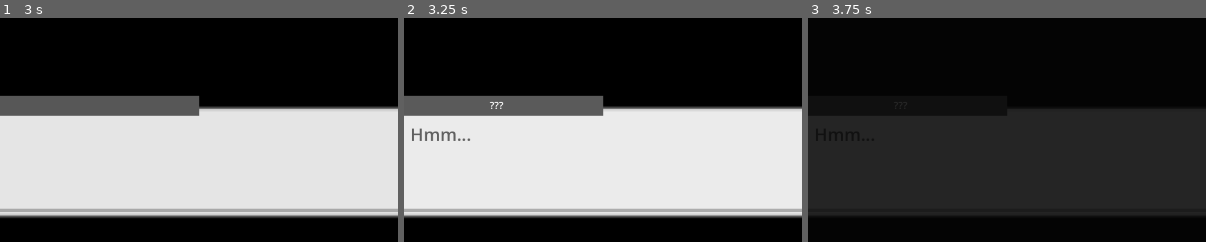
Above: before the commit, frames 1-3 (left to right).
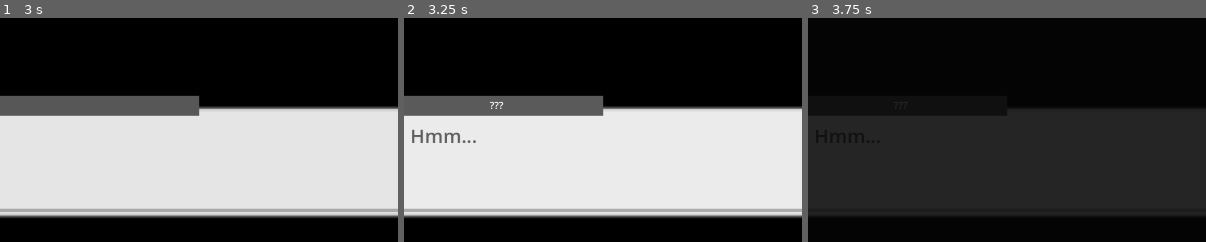
Above: after the commit, the same moments.

Repository: SaturdayMilkshake/pesticide-game
Game: Godot game, scene res://scenes/managers/scene_manager/scene_manager.tscn
Two runs of this game, one before a commit and one after it. Both use one fixed random seed, a clock stepped at 60 frames per second and the inputs below.
Inputs (mouse positions are % of the whole screen's width and height, from its top left):
- Up to frame 1 (3 s): tap Enter (ui_accept) at 0.5, 0.6, 0.77, 1.07 s; move the mouse to (72, 45) at 0.52 s; click (72, 45) at 0.67 s; click "Auto" at 1.25 s; click "Skip" at 2 s; click "Skip" at 2.75 s
- Up to frame 2 (3.25 s): no input
- Up to frame 3 (3.75 s): click "Log" at 3.5 s
The pictures show only the part of the screen within x 6-56%, y 50-100%; the shares and areas given below are measured in that part.

Frame 1 is identical in both runs. In frame 2, 0.5% of the frame differs, in the area x 2-19%, y 49-56%; in frame 3, less than 0.1%.

Commit message:
add music command functionality

Diff:
--- a/default_bus_layout.tres
+++ b/default_bus_layout.tres
@@ -7,7 +7,7 @@
 bus/1/bypass_fx = false
 bus/1/volume_db = 0.0
 bus/1/send = &"Master"
-bus/2/name = &"New Bus"
+bus/2/name = &"SoundEffects"
 bus/2/solo = false
 bus/2/mute = false
 bus/2/bypass_fx = false
--- a/dialogue/prologue.csv
+++ b/dialogue/prologue.csv
@@ -3,8 +3,8 @@
 CHAR,Navy,0.7,0.7,res://assets/characters/navy_down.png
 OBJ,0,0,res://assets/characters/navy_down.png,
 WAIT,1,,,
-SAY,Magenta,Hello world!,,
-SAY,Magenta,Demonstration!,res://assets/characters/magenta_hurt_down.png,
+SAY,Magenta,[color=red]Hello world![/color],,
+SAY,Magenta,[color=ff00ff]Demonstration![/color],res://assets/characters/magenta_hurt_down.png,
 SAY,Magenta,The quick brown fox jumps over the lazy dog.,res://assets/characters/magenta_down.png,
 CHAR_MOVE,Navy,0.7,0.7,0.7
 SAY,Navy,Shut up with these weird dialogue demonstrations.,res://assets/characters/navy_down.png,
@@ -36,7 +36,9 @@
 SAY,Navy,...interesting.,,
 SAY,Magenta,I guess so! I’ll pull it up.,,
 BG,res://assets/backgrounds/silverstone.png,,,
+DB_HIDE,,,,
 WAIT,3,,,
+DB_SHOW,,,,
 SAY,Sat,"Alright, new rule: No more rummaging through the development files.",,
 BG,NULL,,,
 SAY,Magenta,Aww...,res://assets/characters/magenta_hurt_down.png,
--- a/scenes/dialogs/settings_dialog.gd
+++ b/scenes/dialogs/settings_dialog.gd
@@ -2,6 +2,9 @@
 
 @onready var animation_player: Node = $AnimationPlayer
 @onready var panel: Node = $Panel
+
+var music_bus = AudioServer.get_bus_index("Music")
+var sfx_bus = AudioServer.get_bus_index("SoundEffects")
 
 var button: Node = null
 
@@ -20,11 +23,13 @@
 func _on_reset_save_file_pressed() -> void:
 	SignalHandler.emit_signal("scene_manager_show_dialog", "option", "reset_save_file")
 
-func _on_audio_slider_value_changed(_value: float) -> void:
-	pass # Replace with function body.
+func _on_audio_slider_value_changed(value: float) -> void:
+	DataHandler.game_settings["music_volume"] = value
+	AudioServer.set_bus_volume_db(music_bus, linear_to_db(value))
 
-func _on_sound_effects_slider_value_changed(_value: float) -> void:
-	pass # Replace with function body.
+func _on_sound_effects_slider_value_changed(value: float) -> void:
+	DataHandler.game_settings["sound_effects_volume"] = value
+	AudioServer.set_bus_volume_db(sfx_bus, linear_to_db(value))
 
 func _on_text_read_speed_slider_value_changed(value: float) -> void:
 	DataHandler.game_settings["text_read_speed"] = value
--- a/scenes/dialogs/settings_dialog.tscn
+++ b/scenes/dialogs/settings_dialog.tscn
@@ -324,7 +324,9 @@
 offset_bottom = 128.0
 focus_mode = 0
 theme = ExtResource("2_phb1t")
-value = 80.0
+max_value = 1.0
+step = 0.01
+value = 0.8
 
 [node name="SoundEffects" type="Label" parent="ScrollContainer/Control/Audio"]
 layout_mode = 0
@@ -344,7 +346,9 @@
 offset_bottom = 192.0
 focus_mode = 0
 theme = ExtResource("2_phb1t")
-value = 80.0
+max_value = 1.0
+step = 0.01
+value = 0.8
 
 [node name="Game" type="Control" parent="ScrollContainer/Control"]
 layout_mode = 2
--- a/scenes/managers/dialogue_manager/dialogue_manager.gd
+++ b/scenes/managers/dialogue_manager/dialogue_manager.gd
@@ -18,15 +18,6 @@
 @onready var music_player: Node = $MusicPlayer
 @onready var sound_effect_player: Node = $SoundEffectPlayer
 
-var example_dialogue: Dictionary = {
-	"character": "Magenta",
-	"dialogue": "Hello!",
-}
-
-var word_definitions: Dictionary = {
-	"Test URL": "A basic example of a description.",
-}
-
 var active_characters: Array = []
 var active_objects: Array = []
 
@@ -70,7 +61,7 @@
 func advance_dialogue() -> void:
 	if current_dialogue_index >= dialogue.size() - 1:
 		print_debug("Cannot advance dialogue, index exceeded size!")
-		animation_player.play("HideDialogueBox")
+		animation_player.play("HideDialogueBox_End")
 		var ending_timer: Timer = Timer.new()
 		add_child(ending_timer)
 		ending_timer.connect("timeout", Callable(self, "_on_ending_timer_timeout"))
@@ -108,13 +99,15 @@
 
 func _on_skip_pressed() -> void:
 	text_box_state = TextBoxState.FINISHED
+	SignalHandler.emit_signal("scene_manager_show_dialog", "option", "skip_dialogue")
 
 func _on_log_pressed() -> void:
 	emit_signal("log_showing_requested")
 
 func _on_text_label_meta_clicked(meta: Variant) -> void:
-	if word_definitions.has(meta):
-		print(word_definitions[meta])
+	var word_definitions: WordDefinitions = WordDefinitions.new()
+	if word_definitions.definitions.has(meta):
+		prints(word_definitions.definitions[meta]["definition"], word_definitions.definitions[meta]["source"])
 	else:
 		print("No definition set.")
 
@@ -217,10 +210,17 @@
 				tween.tween_callback(func() -> void: advance_dialogue())
 			else:
 				advance_dialogue()
+		"DB_HIDE":
+			animation_player.play("HideDialogueBox")
+		"DB_SHOW":
+			animation_player.play("ShowDialogueBox")
 		"MUSIC":
 			if ResourceLoader.exists(current_command.parameters[0]) && str(current_command.parameters[0]).get_extension() == "ogg":
 				music_player.stream = load(current_command.parameters[0])
 				music_player.play()
+			else:
+				music_player.stop()
+				music_player.stream = null
 			advance_dialogue()
 		"OBJ":
 			if current_command.parameters[0] != "":
--- a/scenes/managers/dialogue_manager/dialogue_manager.tscn
+++ b/scenes/managers/dialogue_manager/dialogue_manager.tscn
@@ -32,6 +32,49 @@
 "update": 0,
 "values": [Color(1, 1, 1, 1), Color(1, 1, 1, 0)]
 }
+tracks/2/type = "method"
+tracks/2/imported = false
+tracks/2/enabled = true
+tracks/2/path = NodePath(".")
+tracks/2/interp = 1
+tracks/2/loop_wrap = true
+tracks/2/keys = {
+"times": PackedFloat32Array(0.5),
+"transitions": PackedFloat32Array(1),
+"values": [{
+"args": [],
+"method": &"advance_dialogue"
+}]
+}
+
+[sub_resource type="Animation" id="Animation_e7j3k"]
+resource_name = "HideDialogueBox_End"
+length = 0.5
+step = 0.1
+tracks/0/type = "value"
+tracks/0/imported = false
+tracks/0/enabled = true
+tracks/0/path = NodePath("CanvasLayer/DialogueBox:position")
+tracks/0/interp = 1
+tracks/0/loop_wrap = true
+tracks/0/keys = {
+"times": PackedFloat32Array(0, 0.5),
+"transitions": PackedFloat32Array(0.2, 1),
+"update": 0,
+"values": [Vector2(64, 760), Vector2(64, 824)]
+}
+tracks/1/type = "value"
+tracks/1/imported = false
+tracks/1/enabled = true
+tracks/1/path = NodePath("CanvasLayer/DialogueBox:modulate")
+tracks/1/interp = 1
+tracks/1/loop_wrap = true
+tracks/1/keys = {
+"times": PackedFloat32Array(0, 0.5),
+"transitions": PackedFloat32Array(0.2, 1),
+"update": 0,
+"values": [Color(1, 1, 1, 1), Color(1, 1, 1, 0)]
+}
 
 [sub_resource type="Animation" id="Animation_gv2nn"]
 length = 0.001
@@ -59,11 +102,80 @@
 "update": 0,
 "values": [Color(1, 1, 1, 1)]
 }
+tracks/2/type = "value"
+tracks/2/imported = false
+tracks/2/enabled = true
+tracks/2/path = NodePath("CanvasLayer/DialogueBox/TextLabel:text")
+tracks/2/interp = 1
+tracks/2/loop_wrap = true
+tracks/2/keys = {
+"times": PackedFloat32Array(0),
+"transitions": PackedFloat32Array(1),
+"update": 1,
+"values": [""]
+}
+
+[sub_resource type="Animation" id="Animation_126i5"]
+resource_name = "ShowDialogueBox"
+length = 0.5
+step = 0.1
+tracks/0/type = "value"
+tracks/0/imported = false
+tracks/0/enabled = true
+tracks/0/path = NodePath("CanvasLayer/DialogueBox:position")
+tracks/0/interp = 1
+tracks/0/loop_wrap = true
+tracks/0/keys = {
+"times": PackedFloat32Array(0, 0.5),
+"transitions": PackedFloat32Array(1, 0.2),
+"update": 0,
+"values": [Vector2(64, 824), Vector2(64, 760)]
+}
+tracks/1/type = "value"
+tracks/1/imported = false
+tracks/1/enabled = true
+tracks/1/path = NodePath("CanvasLayer/DialogueBox:modulate")
+tracks/1/interp = 1
+tracks/1/loop_wrap = true
+tracks/1/keys = {
+"times": PackedFloat32Array(0, 0.5),
+"transitions": PackedFloat32Array(1, 0.2),
+"update": 0,
+"values": [Color(1, 1, 1, 0), Color(1, 1, 1, 1)]
+}
+tracks/2/type = "method"
+tracks/2/imported = false
+tracks/2/enabled = true
+tracks/2/path = NodePath(".")
+tracks/2/interp = 1
+tracks/2/loop_wrap = true
+tracks/2/keys = {
+"times": PackedFloat32Array(0.5),
+"transitions": PackedFloat32Array(1),
+"values": [{
+"args": [],
+"method": &"advance_dialogue"
+}]
+}
+tracks/3/type = "value"
+tracks/3/imported = false
+tracks/3/enabled = true
+tracks/3/path = NodePath("CanvasLayer/DialogueBox/TextLabel:text")
+tracks/3/interp = 1
+tracks/3/loop_wrap = true
+tracks/3/keys = {
+"times": PackedFloat32Array(0),
+"transitions": PackedFloat32Array(1),
+"update": 1,
+"values": [""]
+}
 
 [sub_resource type="AnimationLibrary" id="AnimationLibrary_gv2nn"]
 _data = {
 &"HideDialogueBox": SubResource("Animation_wja8m"),
-&"RESET": SubResource("Animation_gv2nn")
+&"HideDialogueBox_End": SubResource("Animation_e7j3k"),
+&"RESET": SubResource("Animation_gv2nn"),
+&"ShowDialogueBox": SubResource("Animation_126i5")
 }
 
 [node name="DialogueManager" type="Control" node_paths=PackedStringArray("text_label", "character_label")]
@@ -105,7 +217,7 @@
 offset_right = 1728.0
 offset_bottom = 224.0
 theme = ExtResource("2_56vqo")
-theme_override_font_sizes/normal_font_size = 42
+theme_override_font_sizes/normal_font_size = 46
 bbcode_enabled = true
 
 [node name="Log" type="Button" parent="CanvasLayer/DialogueBox"]
--- a/scenes/managers/scene_manager/scene_manager.gd
+++ b/scenes/managers/scene_manager/scene_manager.gd
@@ -82,6 +82,8 @@
 	match action:
 		"scene_title":
 			change_scene("res://scenes/title_screen/title_screen.tscn")
+		"skip_dialogue":
+			pass
 		"survey_pre":
 			OS.shell_open("https://docs.google.com/forms/d/e/1FAIpQLSdV9vULENCtw_Moc_J189RC0ePo314hT0Sni5v7lnRBig1T-Q/viewform?usp=publish-editor")
 			get_tree().root.mode = Window.MODE_MINIMIZED
--- a/scripts/dialogue_data.gd
+++ b/scripts/dialogue_data.gd
@@ -22,6 +22,8 @@
 				pass
 			else:
 				parameters[current_parameter_index - 1] = parameter
+		if current_parameter_index >= parameters.size():
+			break
 		current_parameter_index += 1
 
 func set_default_parameter_sizes() -> void:
--- a/scripts/messages.gd
+++ b/scripts/messages.gd
@@ -28,6 +28,12 @@
 		"action": "reset_save",
 		"cancel": "",
 	},
+	"skip_dialogue": {
+		"title": "Skip Current Dialogue?",
+		"message": "Are you sure you want to skip the current dialogue?",
+		"action": "skip_dialogue",
+		"cancel": "",
+	},
 	"survey": {
 		"title": "Heads up!",
 		"message": "Are you one of the participants of the study? If so, please press Okay to be redirected to the pre-test.",
--- /dev/null
+++ b/scripts/word_definitions.gd
@@ -0,0 +1,9 @@
+class_name WordDefinitions
+extends Node
+
+var definitons: Dictionary = {
+	"test": {
+		"definition": "",
+		"source": "",
+	},
+}
Not shown: 1 places in scenes/managers/dialogue_manager/dialogue_manager.tscn that only renumber resources
Not shown, added: scripts/word_definitions.gd.uid
Not shown, changed: dialogue/.~lock.prologue.csv#
